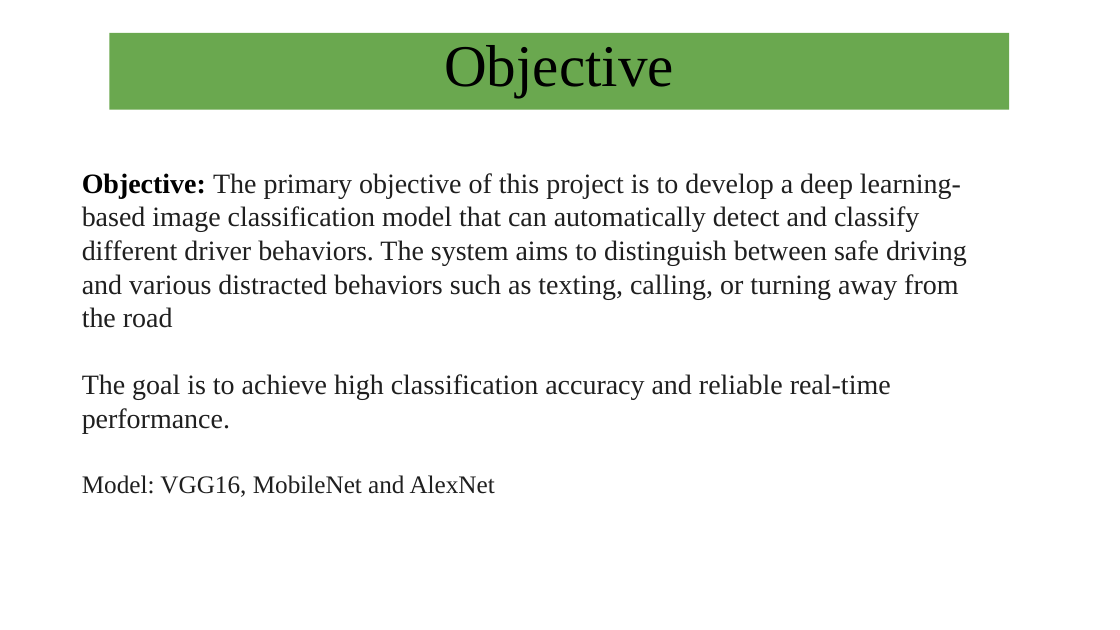
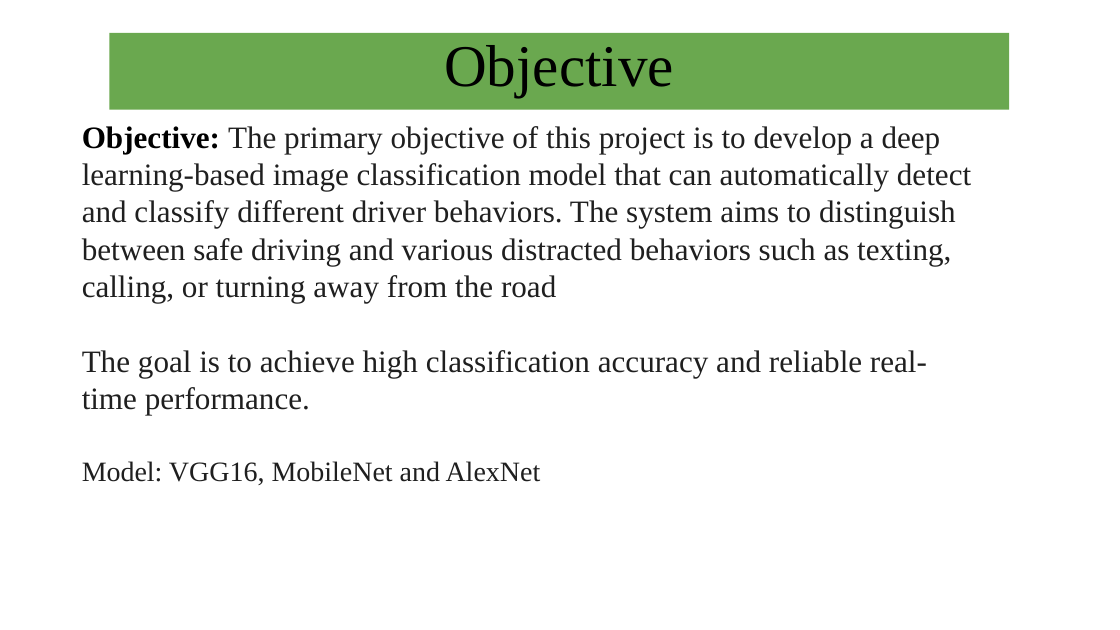
Before and after one commit to KavyaSJ/Driver-Behavior-Classification, a slide deck: slide 2 of Driver Behaviour Classification.pptx. Drawn at 1120x630 pixels with LibreOffice and Linux fonts; fonts in the diff are those of the drawing. Boxes give left, top, right and bottom in pixels: in the first picture for what was removed or moved away, otherwise in the second. Text is boxed around its words. In the diff, an @@ line names an element or a change of style, - is before the commit and + after.

```diff
--- a/Driver Behaviour Classification.pptx
+++ b/Driver Behaviour Classification.pptx
@@ title "Objective: The primary objective of ..." at (82, 126, 971, 485): size 18 to 20 pt; size 16.2 to 18 pt in "Model: VGG16, MobileNet and AlexNet" @@
```
Also in this commit, not shown: 4 other slides changed.
